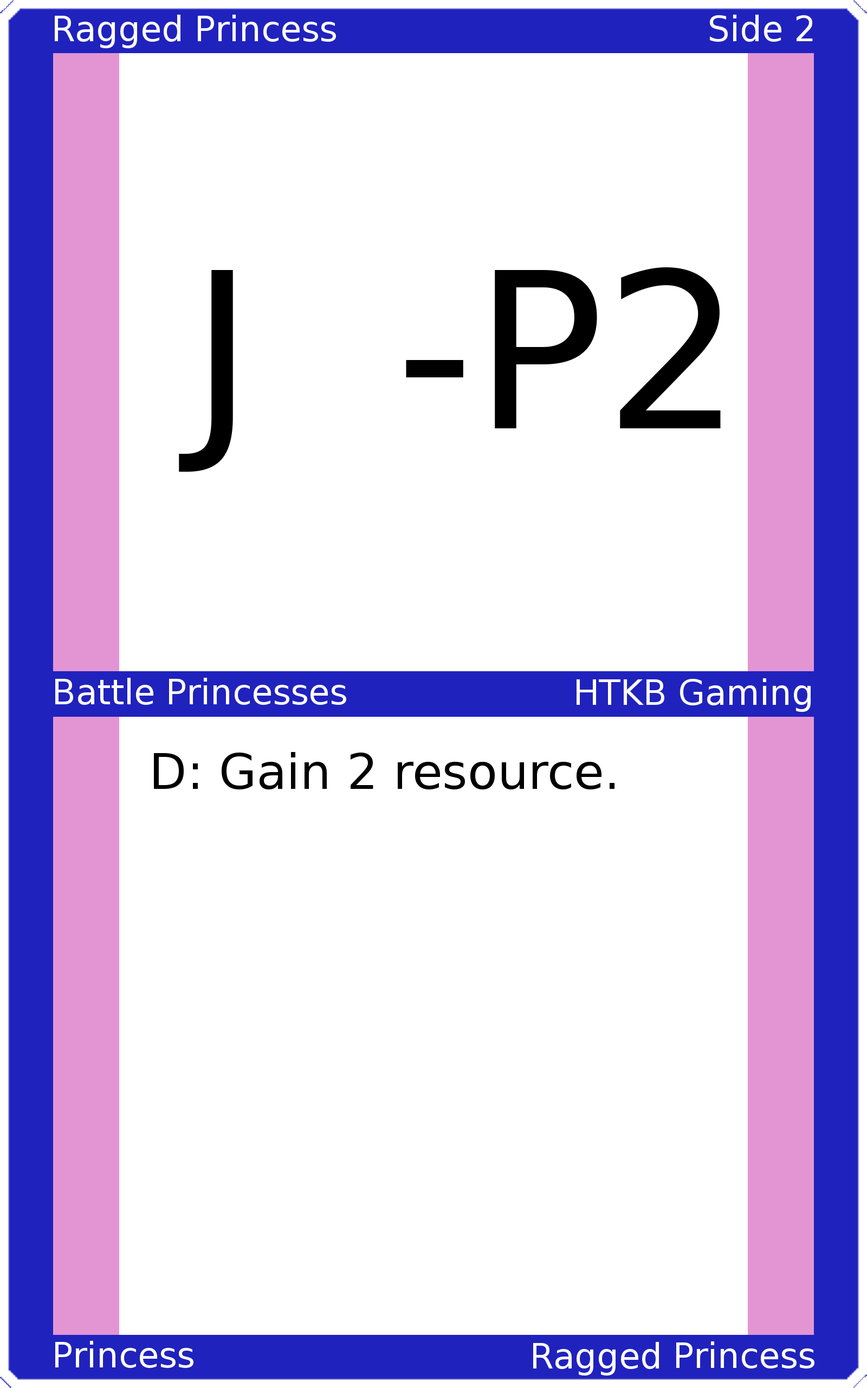
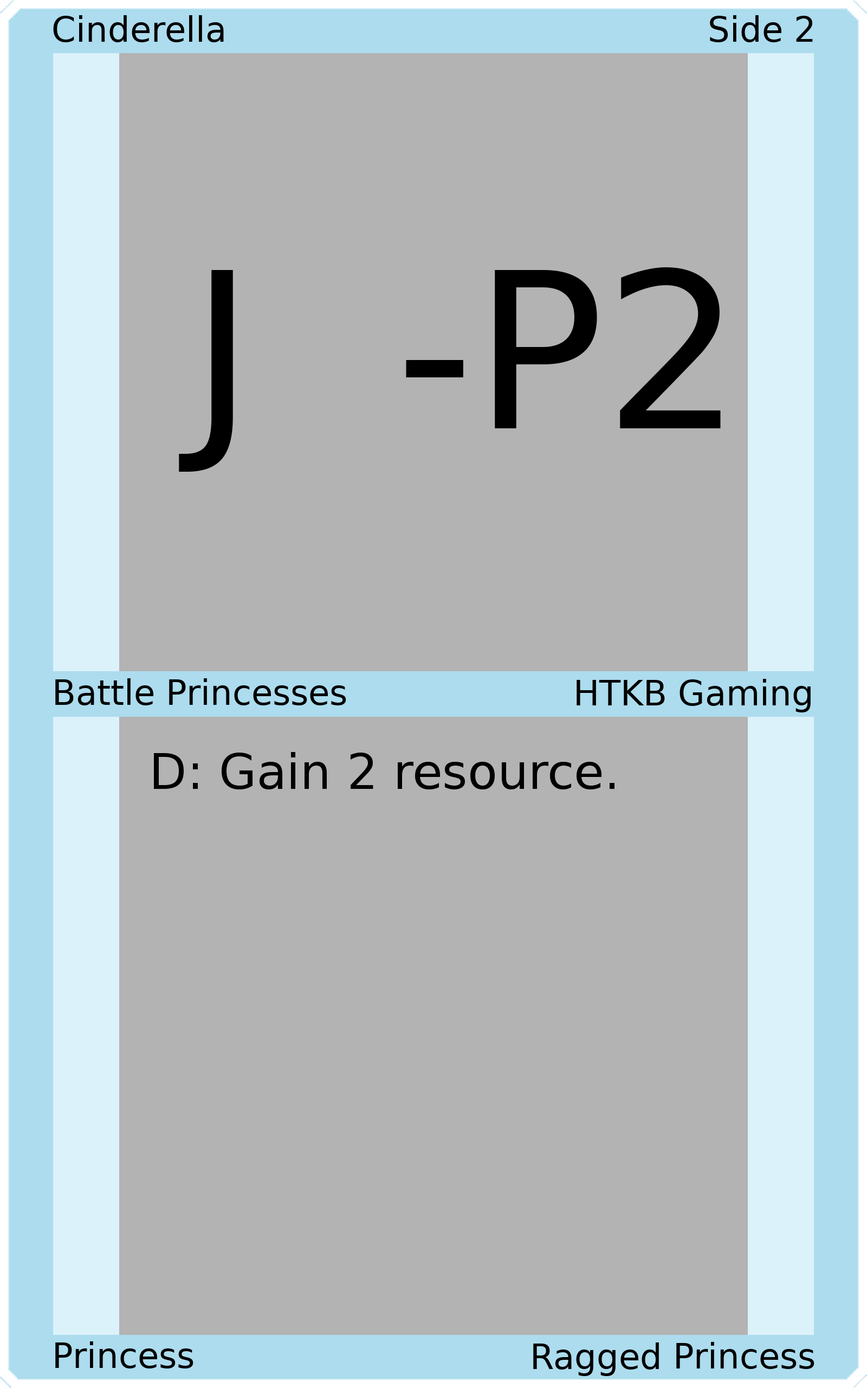
Layer changes from the first 867px x 1388px image to the second:
painted on "Upper Left" over box(53, 14, 337, 49)
painted on "Upper Right" over box(710, 14, 814, 43)
painted on "Mid Left" over box(55, 677, 347, 706)
painted on "Mid Right" over box(576, 678, 811, 713)
painted on "Bottom Left" over box(55, 1340, 194, 1369)
painted on "Bottom Right" over box(533, 1340, 815, 1376)
painted on "Border" over box(0, 0, 867, 1388)
painted on "Top Background" over box(119, 52, 748, 673)
painted on "Bottom Background" over box(119, 715, 748, 1336)
painted on "Background" over box(35, 35, 832, 1352)
